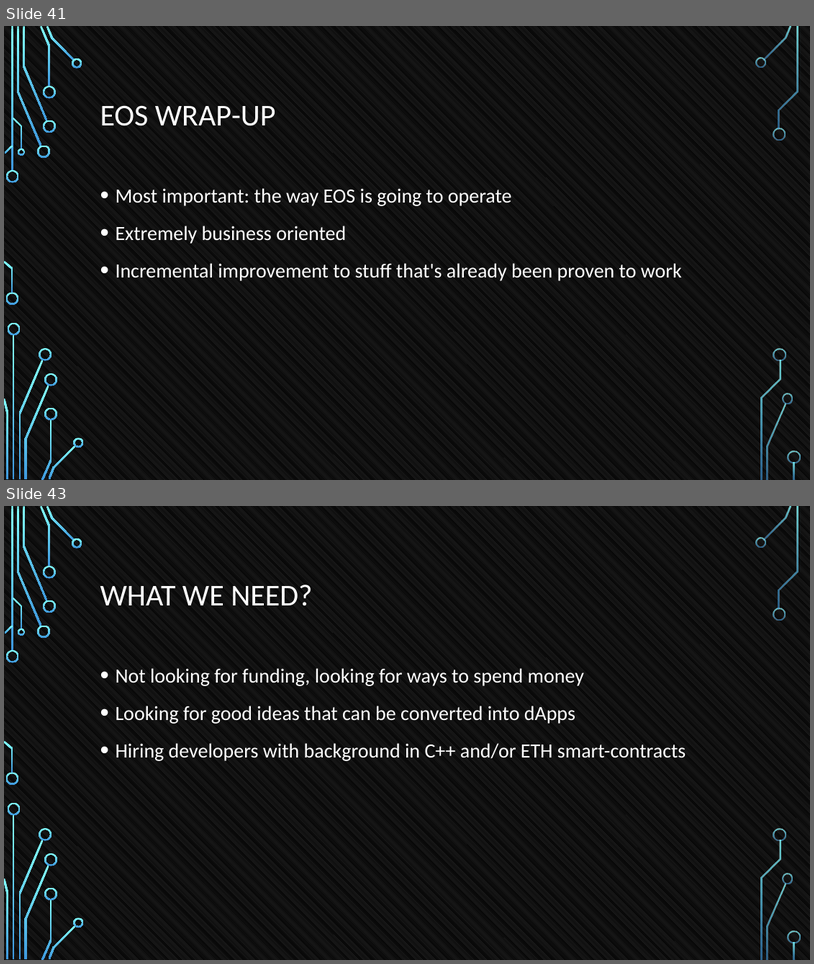
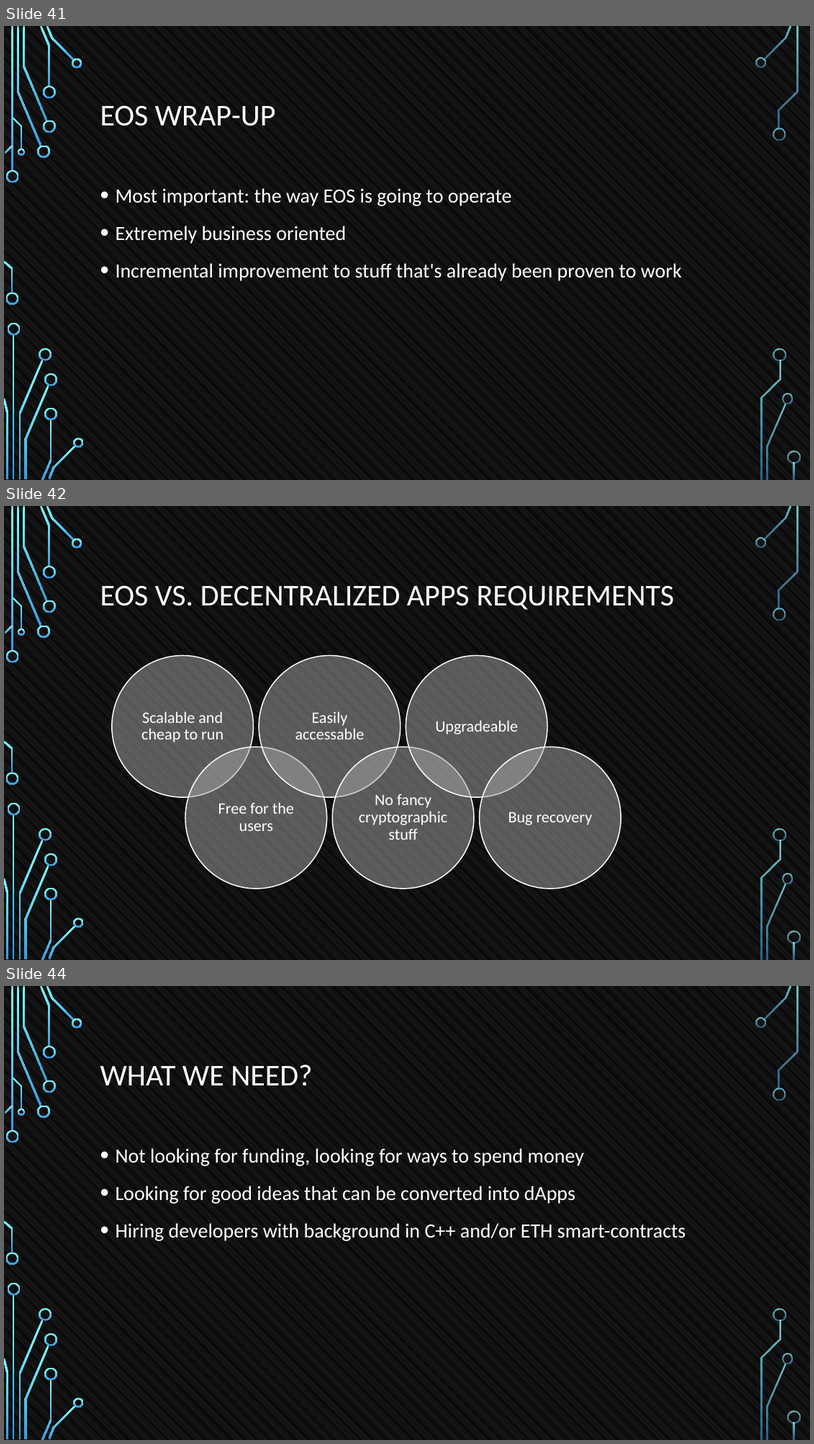
Before and after one commit to tokenika/tokenika.github.io, a slide deck: WarsawBlock.pptx. Shown one above the other, each under a label of ours: slides 41 and 43 before the commit, slides 41, 42 and 44 after it; the slides between them are not shown. The pictures are 814x964 and 814x1444 pixels, drawn with LibreOffice and Linux fonts; fonts in the diff are those of the drawing. Boxes give left, top, right and bottom in pixels: in the first picture for what was removed or moved away, otherwise in the second. Text is boxed around its words. In the diff, an @@ line names an element or a change of style, - is before the commit and + after.

```diff
--- a/WarsawBlock.pptx
+++ b/WarsawBlock.pptx
@@ slide 42 added at (x1=4, y1=506, x2=810, y2=960), background pattern #595959 on #000000; not listed: 36 template elements that a slide beside it also shows @@
@@ title added at (x1=100, y1=585, x2=675, y2=610), 36 pt, text #FFFFFF @@
+EOS VS. DECENTRALIZED APPS REQUIREMENTS
@@ group added at (x1=112, y1=656, x2=621, y2=888): 6 ellipses, 6 texts @@
+Scalable and cheap to run
+Free for the users
+Easily accessable
+No fancy cryptographic stuff
+Upgradeable
+Bug recovery
@@ what was slide 43 is now slide 44 @@
```
Also in this commit, not shown: 7 slides changed.
